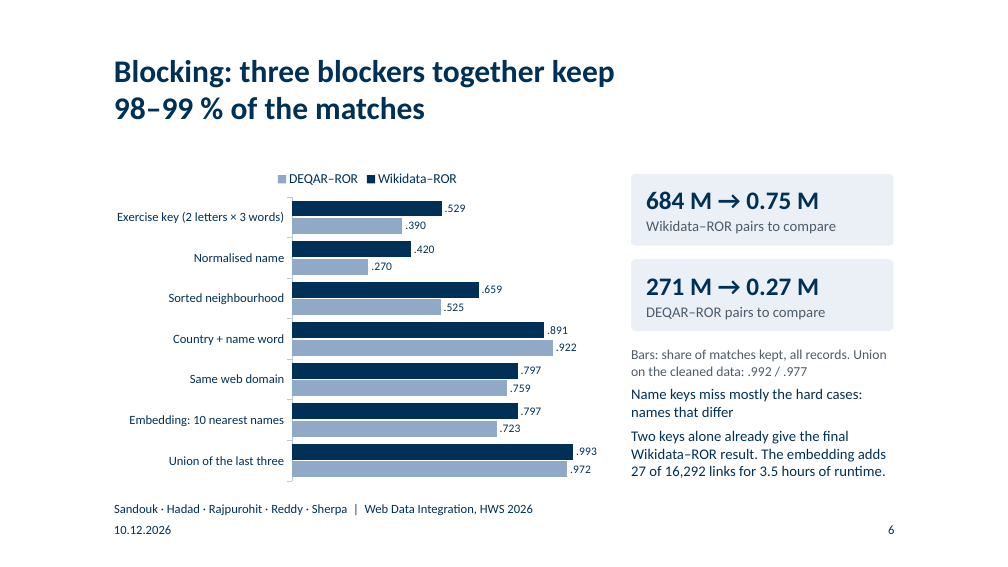
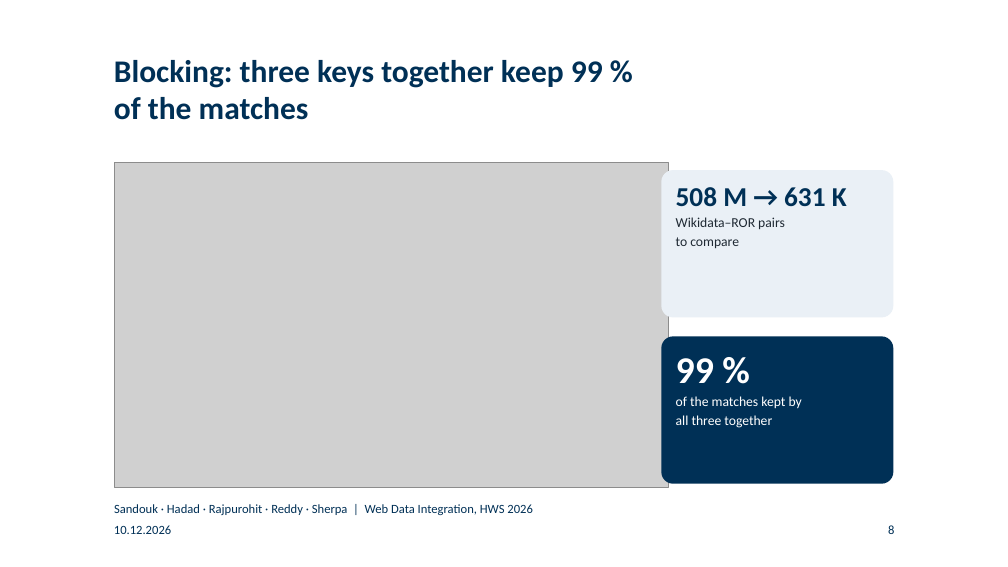
Before and after one commit to BlackSamuron0305/Web-Data-Integration-Project-HWS2026, a slide deck: slide 8 of submission/final-presentation/final_presentation.pptx (slide 6 before the commit). Drawn at 1008x567 pixels with LibreOffice and Linux fonts; fonts in the diff are those of the drawing; grey boxes stand for pictures; background and template pictures are left out. Boxes give left, top, right and bottom in pixels: in the first picture for what was removed or moved away, otherwise in the second. Text is boxed around its words. In the diff, an @@ line names an element or a change of style, - is before the commit and + after.

```diff
--- a/submission/final-presentation/final_presentation.pptx
+++ b/submission/final-presentation/final_presentation.pptx
@@ title at bbox=[114, 60, 603, 120]: text changed @@
-Blocking: three blockers together keep 98–99 % of the matches
+Blocking: three keys together keep 99 % of the matches
@@ bar chart removed at bbox=[107, 162, 628, 487] @@
-categories: Exercise key (2 letters × 3 words), Normalised name, Sorted neighbourhood, Country + name word, Same web domain, Embedding: 10 nearest names, Union of the last three
-Wikidata–ROR: 53, 42, 66, 90, 80, 80, 100
-DEQAR–ROR: 39, 27, 53, 93, 76, 73, 98
@@ picture added at bbox=[114, 162, 669, 487] @@
@@ rounded rectangle: place and size @@
-rounded rectangle at bbox=[631, 174, 893, 246]
+rounded rectangle at bbox=[661, 170, 893, 317]
@@ rounded rectangle at bbox=[661, 170, 893, 317]: proportions changed @@
@@ text "508 M → 631 K": place and size @@
-text "508 M → 631 K" at bbox=[646, 191, 836, 234]
+text "508 M → 631 K" at bbox=[676, 187, 847, 248]
@@ text "508 M → 631 K" at bbox=[676, 187, 847, 248]: vertical alignment middle to top @@
@@ text at bbox=[676, 187, 847, 207]: text changed; size 24 to 26 pt @@
-684 M → 0.75 M
+508 M → 631 K
@@ text at bbox=[676, 217, 785, 248]: size 14 to 13 pt, text colour #4D5B6A to #1F2933 in "Wikidata–ROR pairs to compare"; more space between paragraphs @@
@@ text removed at bbox=[646, 278, 826, 320] @@
-271 M → 0.27 M
-DEQAR–ROR pairs to compare
@@ text removed at bbox=[631, 349, 886, 478] @@
-Bars: share of matches kept, all records. Union on the cleaned data: .992 / .977
-Name keys miss mostly the hard cases: names that differ
-Two keys alone already give the final Wikidata–ROR result. The embedding adds 27 of 16,292 links for 3.5 hours of runtime.
@@ rounded rectangle: place and size @@
-rounded rectangle at bbox=[631, 259, 893, 331]
+rounded rectangle at bbox=[661, 336, 893, 484]
@@ rounded rectangle at bbox=[661, 336, 893, 484]: fill #EAF0F6 to #003056; proportions changed @@
@@ text added at bbox=[676, 358, 802, 428], 13 pt, text #FFFFFF @@
+99 %
+of the matches kept by
+all three together
@@ page number at bbox=[888, 525, 894, 534]: text changed @@
-6
+8
```
Also in this commit, not shown: 7 other slides changed, 13 slides added, 12 slides removed, 9 other files.
